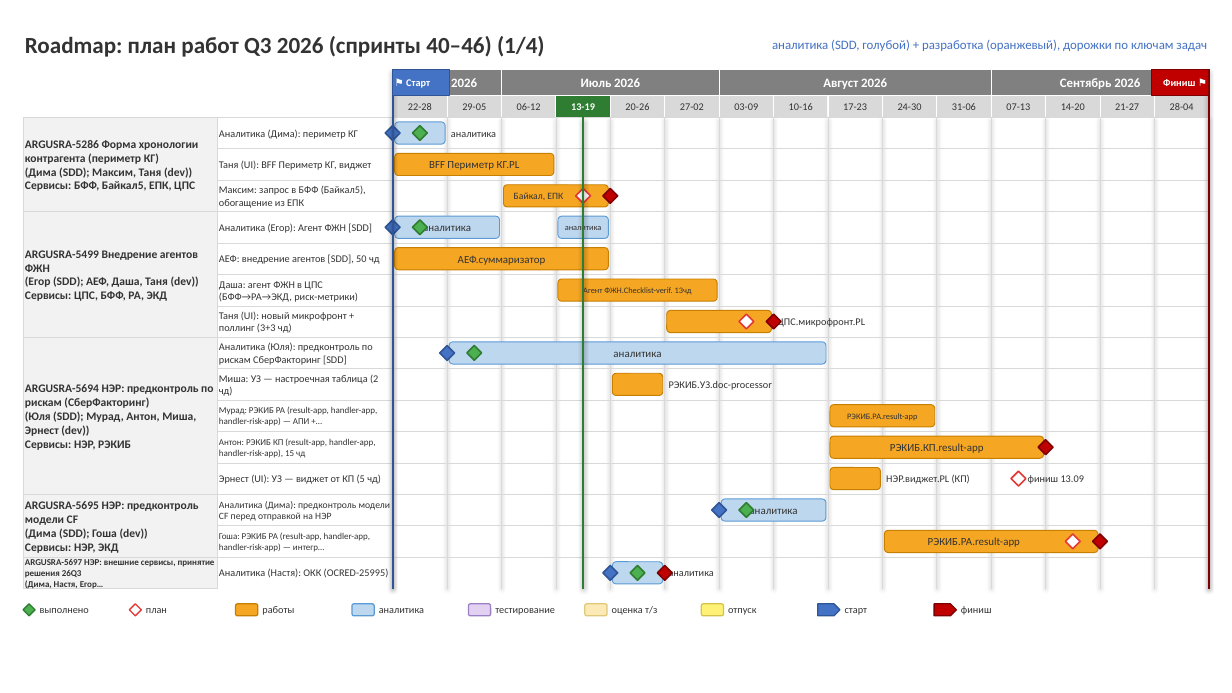
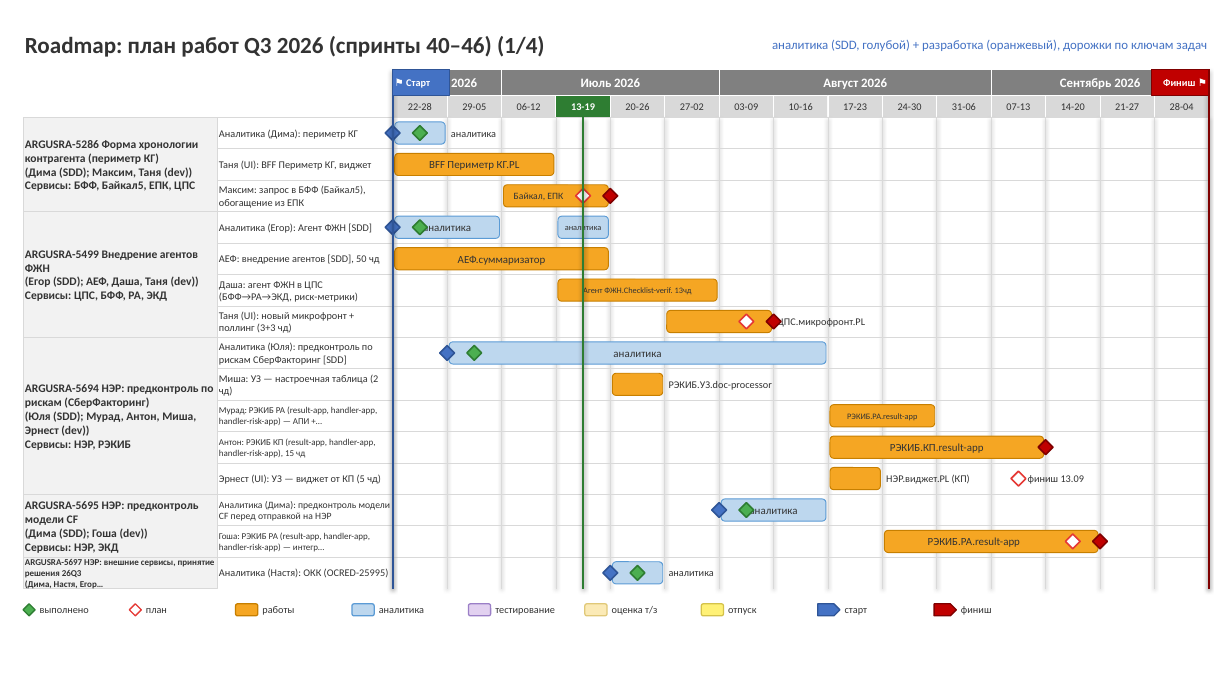
Before and after one commit to njreyesc/roadmap-builder, a slide deck: slide 1 of roadmap_2026Q3.pptx. Drawn at 1232x693 pixels with LibreOffice and Linux fonts; fonts in the diff are those of the drawing. Boxes give left, top, right and bottom in pixels: in the first picture for what was removed or moved away, otherwise in the second. Text is boxed around its words. In the diff, an @@ line names an element or a change of style, - is before the commit and + after.

```diff
--- a/roadmap_2026Q3.pptx
+++ b/roadmap_2026Q3.pptx
@@ diamond removed at bbox=[657, 566, 672, 580] @@
```
Also in this commit, not shown: 3 other slides changed, 7 other files.
